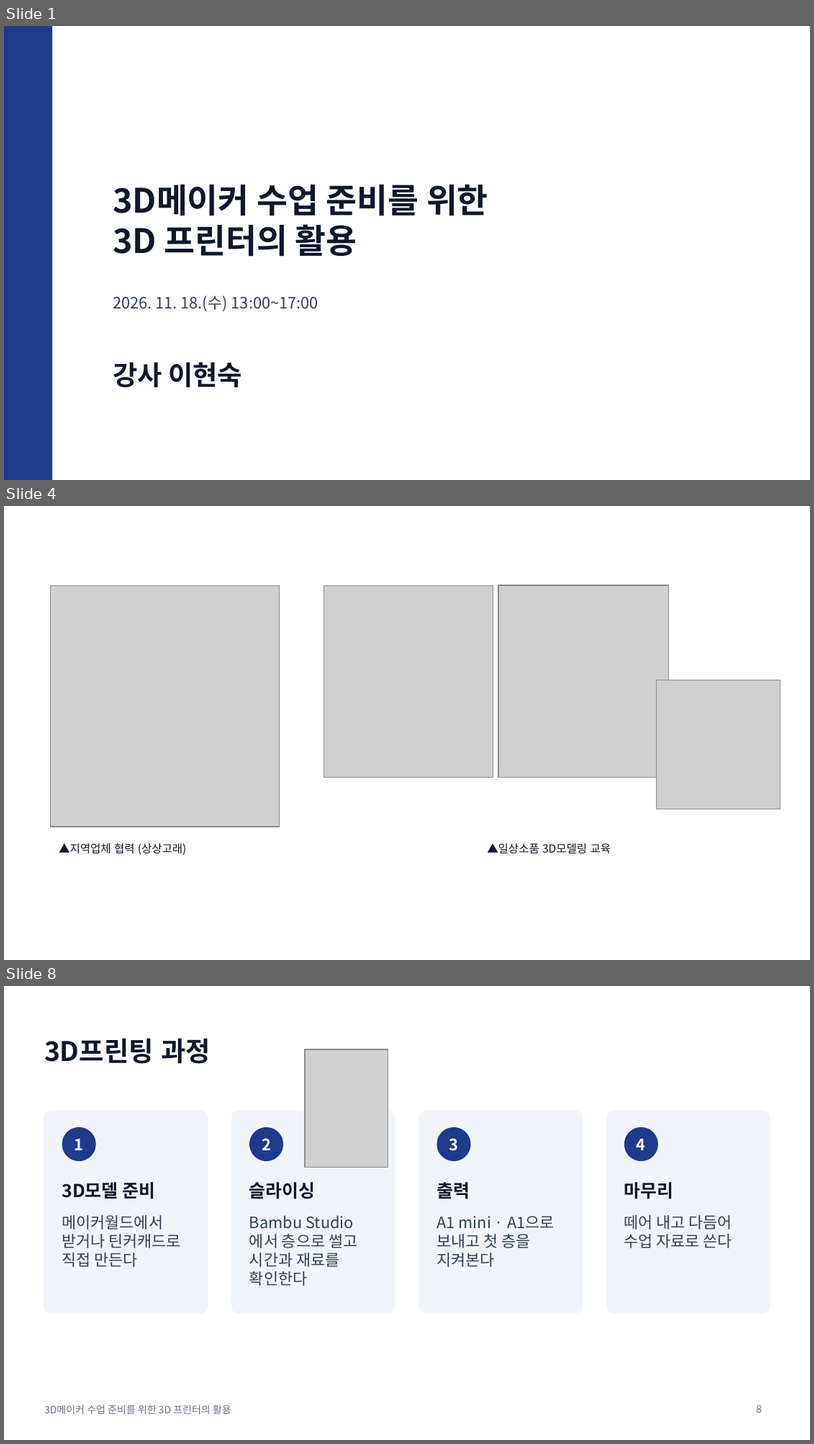
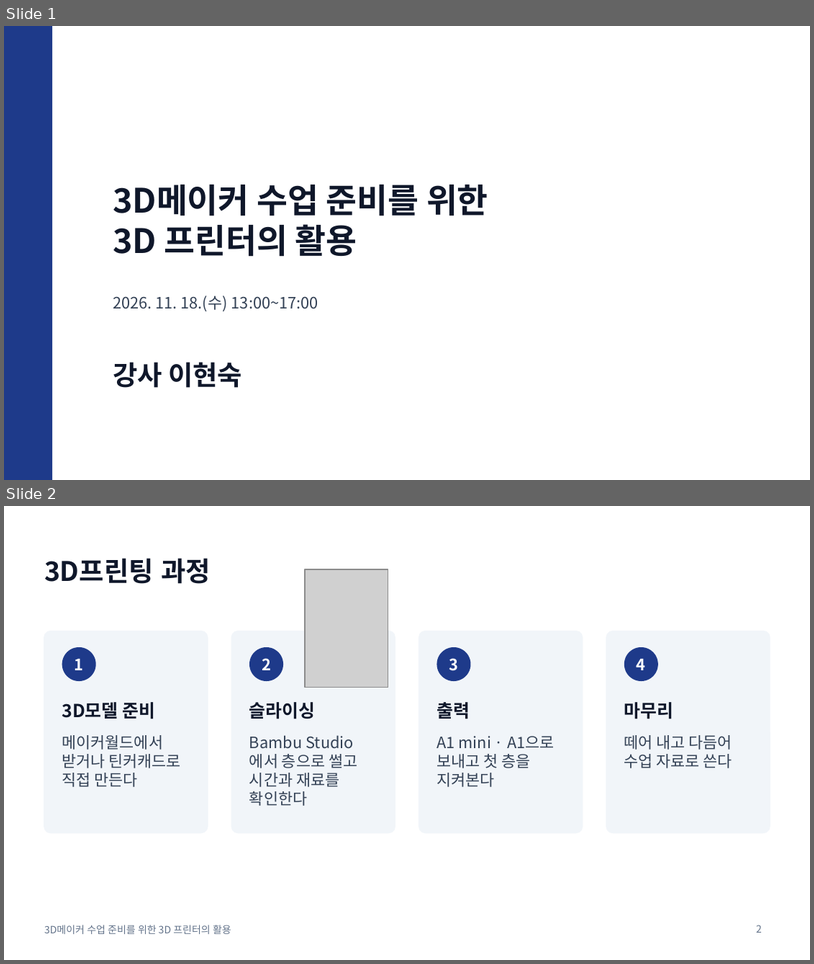
Before and after one commit to Suguri123/3D_swmirae20261118, a slide deck: dist/3D-printer-education.pptx. Shown one above the other, each under a label of ours: slides 1, 4 and 8 before the commit, slides 1 and 2 after it; the slides between them are not shown. The pictures are 814x1444 and 814x964 pixels, drawn with LibreOffice and Linux fonts; fonts in the diff are those of the drawing; grey boxes stand for pictures. Boxes give left, top, right and bottom in pixels: in the first picture for what was removed or moved away, otherwise in the second. Text is boxed around its words. In the diff, an @@ line names an element or a change of style, - is before the commit and + after.

```diff
--- a/dist/3D-printer-education.pptx
+++ b/dist/3D-printer-education.pptx
@@ slide 4 removed at (4,506,810,960), background #FFFFFF @@
@@ group removed at (51,585,781,854): 4 pictures, 2 texts @@
-▲지역업체 협력 (상상고래)
-▲일상소품 3D모델링 교육
@@ what was slide 8 is now slide 2 @@
@@ page number at (756,924,762,932): text changed @@
-8
+2
```
Also in this commit, not shown: 5 other slides removed, 18 other files.
